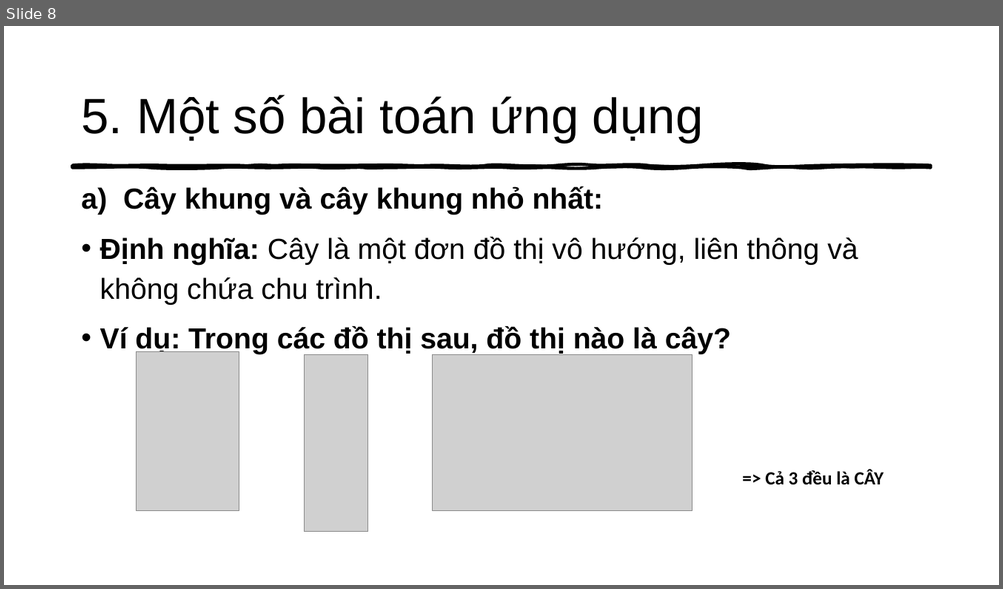
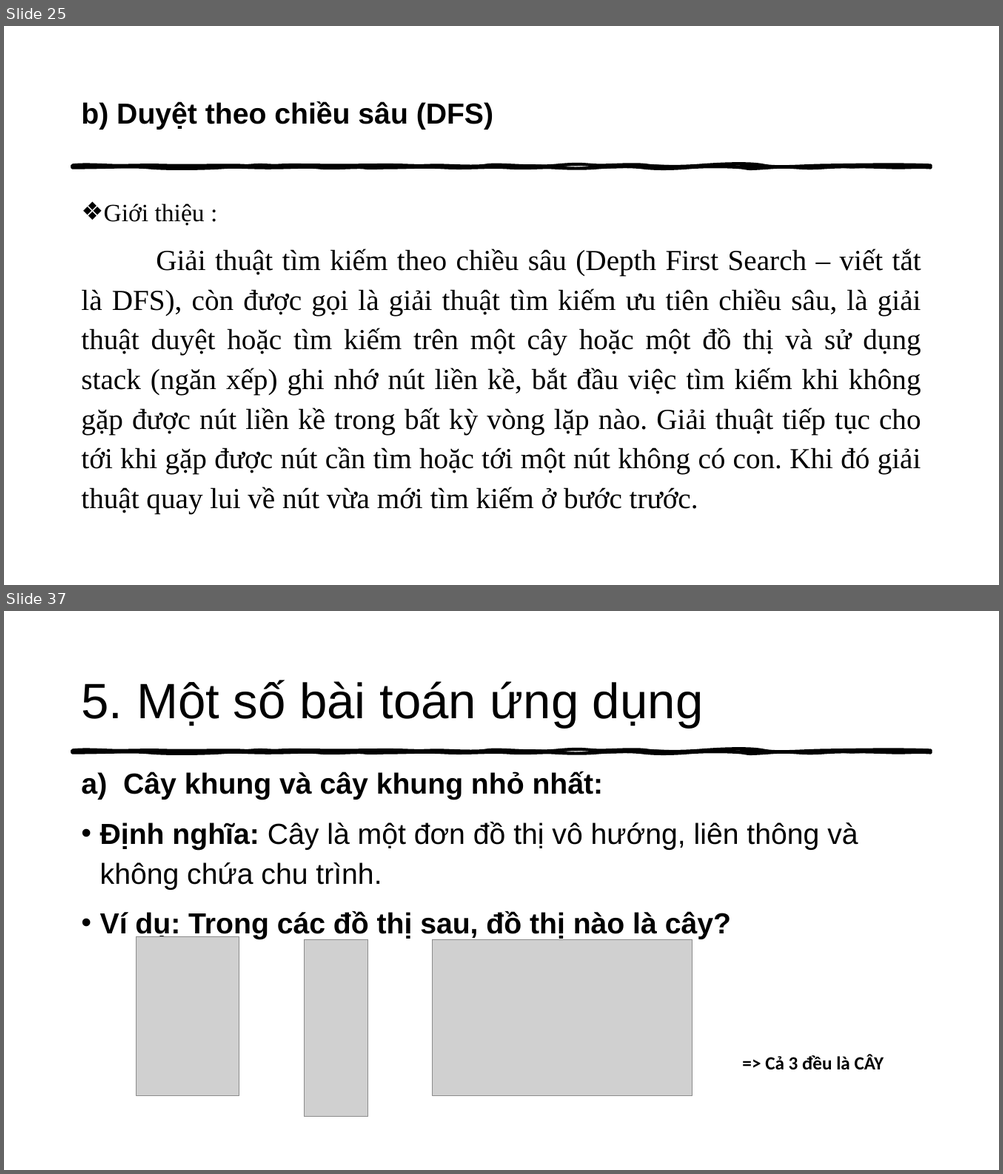
Before and after one commit to thathcmus/CTDL_GT, a slide deck: Cau_Truc_Du_Lieu_Do_Thi_Va_Ung_Dung.pptx. Shown one above the other, each under a label of ours: slide 8 before the commit, slides 25 and 37 after it; the slides between them are not shown. The pictures are 1003x589 and 1003x1174 pixels, drawn with LibreOffice and Linux fonts; fonts in the diff are those of the drawing; grey boxes stand for pictures. Boxes give left, top, right and bottom in pixels: in the first picture for what was removed or moved away, otherwise in the second. Text is boxed around its words. In the diff, an @@ line names an element or a change of style, - is before the commit and + after.

```diff
--- a/Cau_Truc_Du_Lieu_Do_Thi_Va_Ung_Dung.pptx
+++ b/Cau_Truc_Du_Lieu_Do_Thi_Va_Ung_Dung.pptx
@@ slide 25 added at box(4, 26, 999, 585), background #FFFFFF; not listed: 1 template element that a slide beside it also shows @@
@@ title added at box(81, 101, 493, 130), 28 pt, text #000000, bold @@
+b) Duyệt theo chiều sâu (DFS)
@@ text added at box(81, 204, 921, 514), 28 pt, text #000000 @@
+❖ Giới thiệu :
+Giải thuật tìm kiếm theo chiều sâu (Depth First Search – viết tắt là DFS), còn được gọi là giải thuật tìm kiếm ưu tiên chiều sâu, là giải thuật duyệt hoặc tìm kiếm trên một cây hoặc một đồ thị và sử dụng stack (ngăn xếp) ghi nhớ nút liền kề, bắt đầu việc tìm kiếm khi không gặp được nút liền kề trong bất kỳ vòng lặp nào. Giải thuật tiếp tục cho tới khi gặp được nút cần tìm hoặc tới một nút không có con. Khi đó giải thuật quay lui về nút vừa mới tìm kiếm ở bước trước.
@@ what was slide 8 is now slide 37 @@
```
Also in this commit, not shown: 4 slides changed, 28 other slides added, 5 other files.
